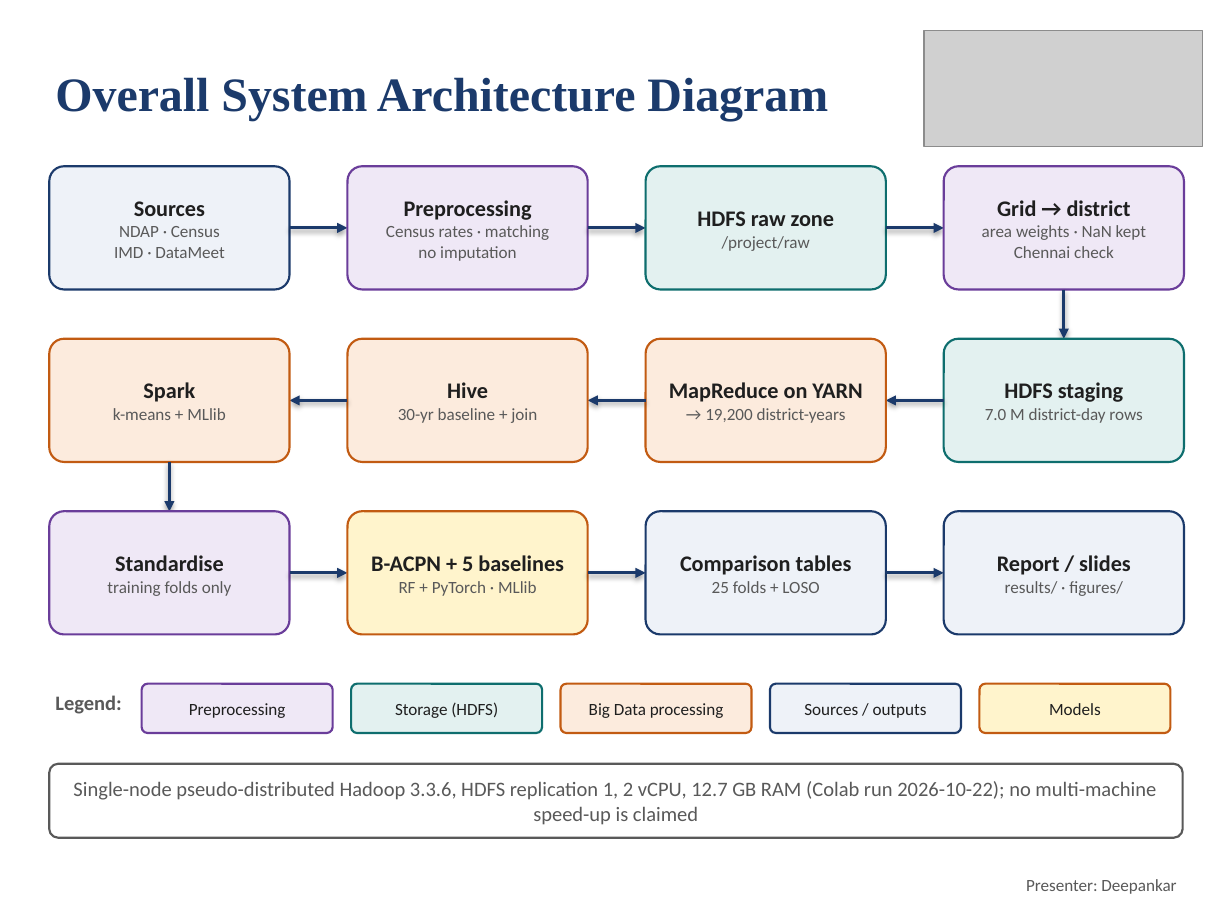
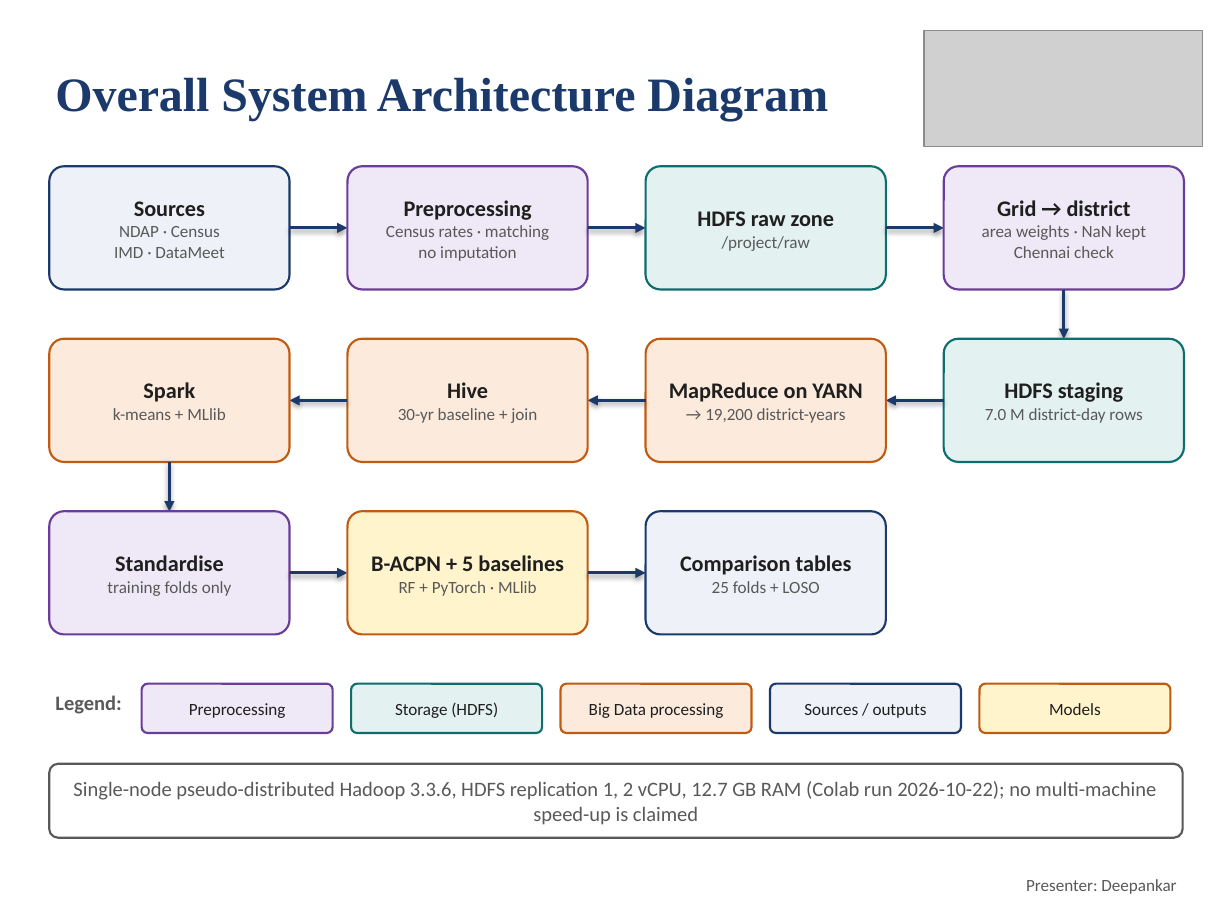
Before and after one commit to deepankarkumar1310/hadoop-ml-algorithm-, a slide deck: slide 14 of docs/Review2_Deck.pptx. Drawn at 1232x924 pixels with LibreOffice and Linux fonts; fonts in the diff are those of the drawing; grey boxes stand for pictures. Boxes give left, top, right and bottom in pixels: in the first picture for what was removed or moved away, otherwise in the second. Text is boxed around its words. In the diff, an @@ line names an element or a change of style, - is before the commit and + after.

Commit message:
Architecture slide: drop the Report / slides box

```diff
--- a/docs/Review2_Deck.pptx
+++ b/docs/Review2_Deck.pptx
@@ rounded rectangle removed at (944, 511, 1184, 634) @@
-Report / slides
-results/ · figures/
@@ arrow removed from (886, 573) to (944, 573) @@
```
Also in this commit, not shown: 1 other file.
